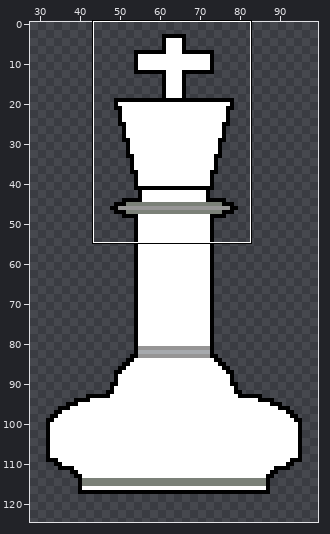
Edited in one commit: pixel-art file (aseprite/King_White.aseprite). The first picture is a wide view before the edit; the outline marks the close-up.
Close-up. Before the commit:
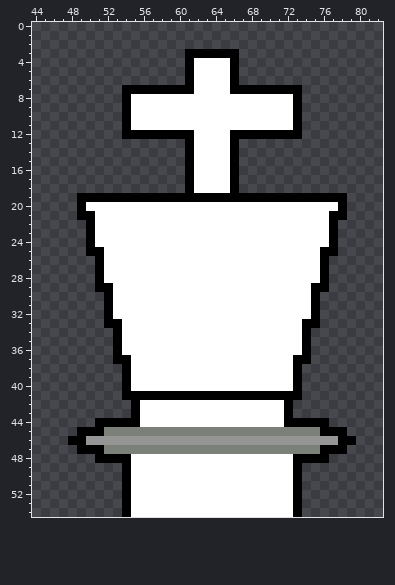
128x128 pixels, 1 frame. Shown: x 44..82, y 0..54. The wide view leaves out empty margins. The commit also changed other parts of the picture, which this record leaves out.
Once edited:
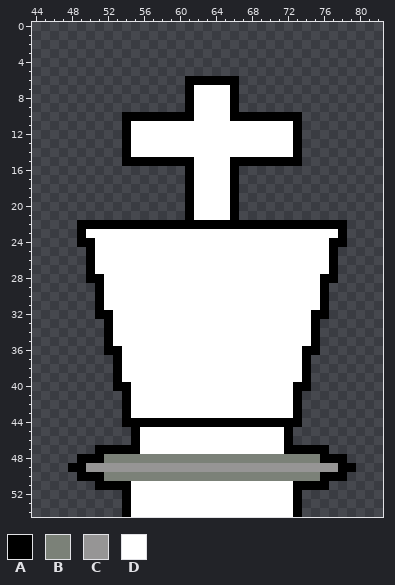
Palette (. is transparent): A #000000  B #7b8178  C #969595  D #ffffff
The edit:
@@ x 52..75 @@
  2 ........................
- 3 .........AAAAAA.........
- 4 .........ADDDDA.........
- 5 .........ADDDDA.........
- 6 .........ADDDDA.........
- 7 ..AAAAAAAADDDDAAAAAAAA..
- 8 ..ADDDDDDDDDDDDDDDDDDA..
- 9 ..ADDDDDDDDDDDDDDDDDDA..
-10 ..ADDDDDDDDDDDDDDDDDDA..
+ 3 ........................
+ 4 ........................
+ 5 ........................
+ 6 .........AAAAAA.........
+ 7 .........ADDDDA.........
+ 8 .........ADDDDA.........
+ 9 .........ADDDDA.........
+10 ..AAAAAAAADDDDAAAAAAAA..
 11 ..ADDDDDDDDDDDDDDDDDDA..
-12 ..AAAAAAAADDDDAAAAAAAA..
-13 .........ADDDDA.........
-14 .........ADDDDA.........
-15 .........ADDDDA.........
+12 ..ADDDDDDDDDDDDDDDDDDA..
+13 ..ADDDDDDDDDDDDDDDDDDA..
+14 ..ADDDDDDDDDDDDDDDDDDA..
+15 ..AAAAAAAADDDDAAAAAAAA..
 16 .........ADDDDA.........
@@ x 44..82 @@
 18 .................ADDDDA................
-19 .....AAAAAAAAAAAAAAAAAAAAAAAAAAAAAA....
-20 .....ADDDDDDDDDDDDDDDDDDDDDDDDDDDDA....
-21 .....AADDDDDDDDDDDDDDDDDDDDDDDDDDAA....
-22 ......ADDDDDDDDDDDDDDDDDDDDDDDDDDA.....
-23 ......ADDDDDDDDDDDDDDDDDDDDDDDDDDA.....
-24 ......ADDDDDDDDDDDDDDDDDDDDDDDDDDA.....
-25 ......AADDDDDDDDDDDDDDDDDDDDDDDDAA.....
-26 .......ADDDDDDDDDDDDDDDDDDDDDDDDA......
-27 .......ADDDDDDDDDDDDDDDDDDDDDDDDA......
-28 .......ADDDDDDDDDDDDDDDDDDDDDDDDA......
-29 .......AADDDDDDDDDDDDDDDDDDDDDDAA......
-30 ........ADDDDDDDDDDDDDDDDDDDDDDA.......
-31 ........ADDDDDDDDDDDDDDDDDDDDDDA.......
-32 ........ADDDDDDDDDDDDDDDDDDDDDDA.......
-33 ........AADDDDDDDDDDDDDDDDDDDDAA.......
-34 .........ADDDDDDDDDDDDDDDDDDDDA........
-35 .........ADDDDDDDDDDDDDDDDDDDDA........
-36 .........ADDDDDDDDDDDDDDDDDDDDA........
-37 .........AADDDDDDDDDDDDDDDDDDAA........
-38 ..........ADDDDDDDDDDDDDDDDDDA.........
-39 ..........ADDDDDDDDDDDDDDDDDDA.........
-40 ..........ADDDDDDDDDDDDDDDDDDA.........
-41 ..........AAAAAAAAAAAAAAAAAAAA.........
-42 ...........ADDDDDDDDDDDDDDDDA..........
-43 ...........ADDDDDDDDDDDDDDDDA..........
-44 .......AAAAADDDDDDDDDDDDDDDDAAAAA......
-45 .....AAABBBBBBBBBBBBBBBBBBBBBBBBAAA....
-46 ....AACCCCCCCCCCCCCCCCCCCCCCCCCCCCAA...
-47 .....AAABBBBBBBBBBBBBBBBBBBBBBBBAAA....
-48 .......AAAADDDDDDDDDDDDDDDDDDAAAA......
-49 ..........ADDDDDDDDDDDDDDDDDDA.........
-50 ..........ADDDDDDDDDDDDDDDDDDA.........
-51 ..........ADDDDDDDDDDDDDDDDDDA.........
+19 .................ADDDDA................
+20 .................ADDDDA................
+21 .................ADDDDA................
+22 .....AAAAAAAAAAAAAAAAAAAAAAAAAAAAAA....
+23 .....ADDDDDDDDDDDDDDDDDDDDDDDDDDDDA....
+24 .....AADDDDDDDDDDDDDDDDDDDDDDDDDDAA....
+25 ......ADDDDDDDDDDDDDDDDDDDDDDDDDDA.....
+26 ......ADDDDDDDDDDDDDDDDDDDDDDDDDDA.....
+27 ......ADDDDDDDDDDDDDDDDDDDDDDDDDDA.....
+28 ......AADDDDDDDDDDDDDDDDDDDDDDDDAA.....
+29 .......ADDDDDDDDDDDDDDDDDDDDDDDDA......
+30 .......ADDDDDDDDDDDDDDDDDDDDDDDDA......
+31 .......ADDDDDDDDDDDDDDDDDDDDDDDDA......
+32 .......AADDDDDDDDDDDDDDDDDDDDDDAA......
+33 ........ADDDDDDDDDDDDDDDDDDDDDDA.......
+34 ........ADDDDDDDDDDDDDDDDDDDDDDA.......
+35 ........ADDDDDDDDDDDDDDDDDDDDDDA.......
+36 ........AADDDDDDDDDDDDDDDDDDDDAA.......
+37 .........ADDDDDDDDDDDDDDDDDDDDA........
+38 .........ADDDDDDDDDDDDDDDDDDDDA........
+39 .........ADDDDDDDDDDDDDDDDDDDDA........
+40 .........AADDDDDDDDDDDDDDDDDDAA........
+41 ..........ADDDDDDDDDDDDDDDDDDA.........
+42 ..........ADDDDDDDDDDDDDDDDDDA.........
+43 ..........ADDDDDDDDDDDDDDDDDDA.........
+44 ..........AAAAAAAAAAAAAAAAAAAA.........
+45 ...........ADDDDDDDDDDDDDDDDA..........
+46 ...........ADDDDDDDDDDDDDDDDA..........
+47 .......AAAAADDDDDDDDDDDDDDDDAAAAA......
+48 .....AAABBBBBBBBBBBBBBBBBBBBBBBBAAA....
+49 ....AACCCCCCCCCCCCCCCCCCCCCCCCCCCCAA...
+50 .....AAABBBBBBBBBBBBBBBBBBBBBBBBAAA....
+51 .......AAAADDDDDDDDDDDDDDDDDDAAAA......
 52 ..........ADDDDDDDDDDDDDDDDDDA.........
Pixel boxes of the changes (left, top, right, bottom) in both close-ups:
changed: (68, 49, 356, 490)
